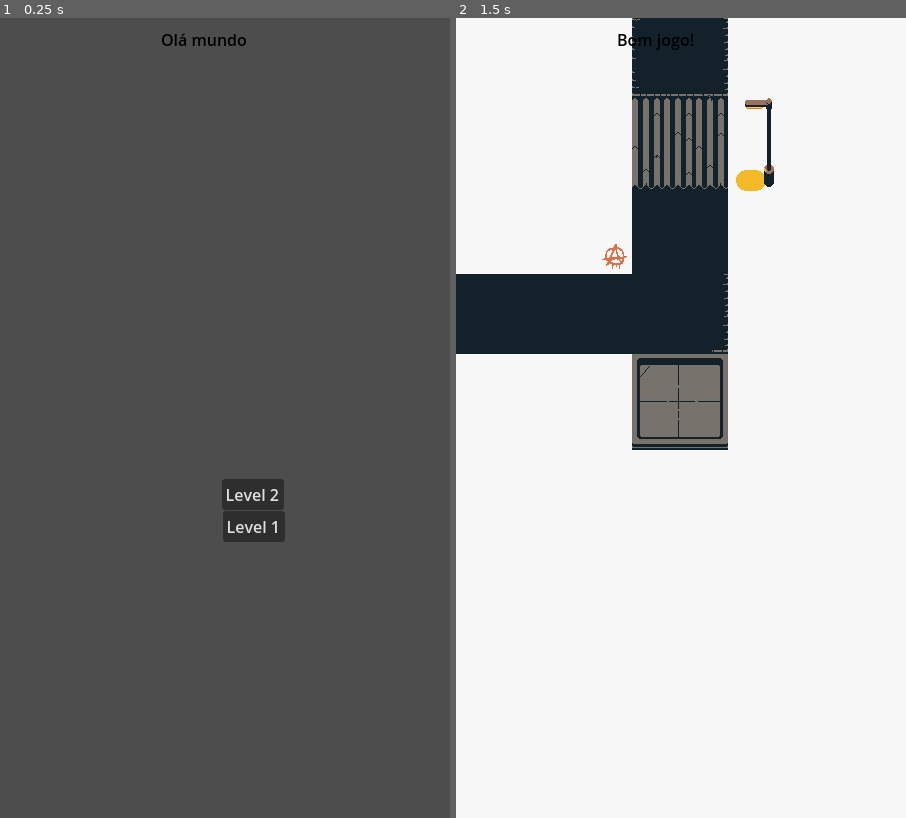
Above: before the commit, frames 1-2 (left to right).
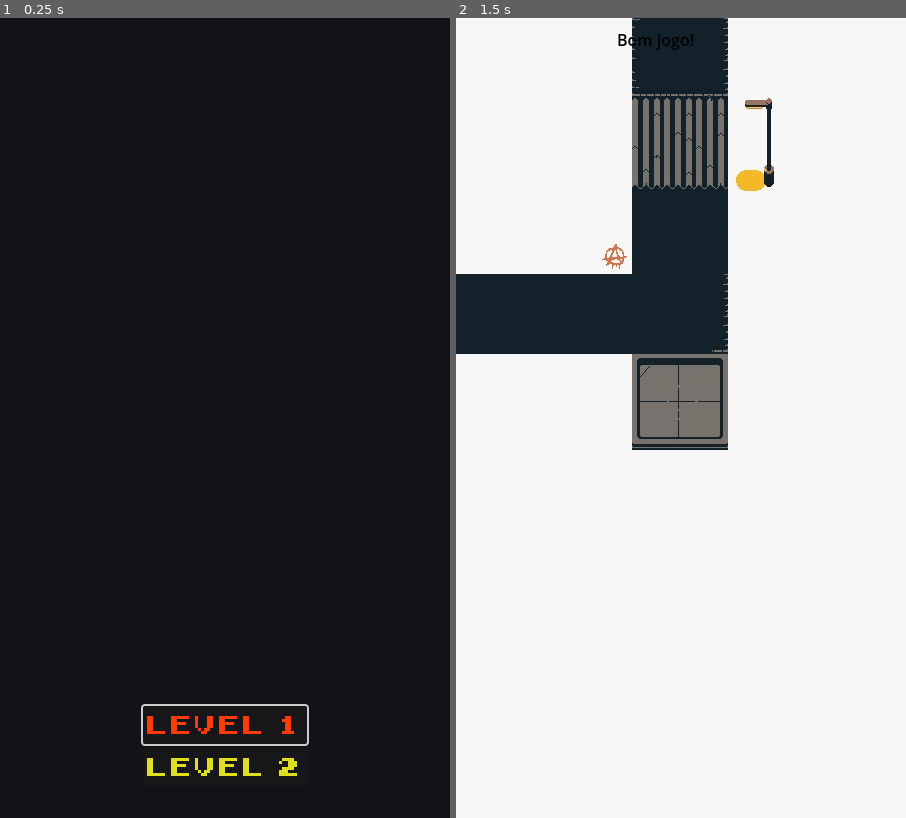
Above: after the commit, the same moments.

Repository: iparosds/SOS-Aliens
Game: Godot game, scene res://scenes/scene_manager.tscn
Same seed, same stepped clock (60 frames per second), same inputs: the game is played once before the commit and once after it. Video files are missing from this copy of the repository; at most half a second of black plays in their place.
Inputs (mouse positions are in pixels of both pictures, inside the frame that each line leads up to):
- Up to frame 1 (0.25 s): no input
- Up to frame 2 (1.5 s): click (474, 34) at 0.52 s; click "Level 2" at 1.25 s

The runs differ from the first frame. In frame 1, 100% of the frame differs, in the area x 0-100%, y 0-100%; in frame 2, nothing differs.

Commit message:
Criando menu principal.

Diff:
--- /dev/null
+++ b/assets/themes/default_theme.tres
@@ -0,0 +1,15 @@
+[gd_resource type="Theme" load_steps=2 format=3 uid="uid://cnahmofjehhlg"]
+
+[ext_resource type="FontFile" uid="uid://cul3qtiyor1u1" path="res://assets/fonts/Early GameBoy.ttf" id="1_sx0q5"]
+
+[resource]
+default_font = ExtResource("1_sx0q5")
+default_font_size = 16
+Button/colors/font_color = Color(0.87451, 0.87451, 0.133333, 1)
+Button/colors/font_focus_color = Color(1, 0.231373, 0.027451, 1)
+Button/colors/font_hover_color = Color(0.0923234, 0.570165, 0.464814, 1)
+Button/colors/font_pressed_color = Color(0.207843, 0.266667, 0.380392, 1)
+Button/styles/disabled = null
+Button/styles/focus = null
+Button/styles/hover = null
+Button/styles/normal = null
--- a/project.godot
+++ b/project.godot
@@ -23,6 +23,7 @@
 
 window/size/viewport_width=450
 window/size/viewport_height=800
+window/stretch/mode="viewport"
 
 [dotnet]
 
--- a/scenes/ui.tscn
+++ b/scenes/ui.tscn
@@ -1,6 +1,8 @@
-[gd_scene load_steps=2 format=3 uid="uid://42oeppt28feq"]
+[gd_scene load_steps=4 format=3 uid="uid://42oeppt28feq"]
 
 [ext_resource type="Script" uid="uid://bcsw0mt21tpsw" path="res://scripts/ui.gd" id="1_nt7q6"]
+[ext_resource type="VideoStream" uid="uid://dgk38eyn2rgkj" path="res://media/logo-converter.ogv" id="2_x4jx1"]
+[ext_resource type="Theme" uid="uid://cnahmofjehhlg" path="res://assets/themes/default_theme.tres" id="3_yev5y"]
 
 [node name="UI" type="Node2D"]
 script = ExtResource("1_nt7q6")
@@ -17,33 +19,55 @@
 
 [node name="main_menu" type="CanvasLayer" parent="."]
 
-[node name="TextureButton" type="TextureButton" parent="main_menu"]
-offset_right = 40.0
-offset_bottom = 40.0
+[node name="ColorRect" type="ColorRect" parent="main_menu"]
+anchors_preset = 15
+anchor_right = 1.0
+anchor_bottom = 1.0
+grow_horizontal = 2
+grow_vertical = 2
+color = Color(0.0784314, 0.0705882, 0.0901961, 1)
 
-[node name="level_2" type="Button" parent="main_menu"]
-anchors_preset = -1
-anchor_left = 0.451
-anchor_top = 0.426
-anchor_right = 0.451
-anchor_bottom = 0.426
-offset_left = 19.05
-offset_top = 120.2
-offset_right = 81.05
-offset_bottom = 151.2
+[node name="VideoStreamPlayer" type="VideoStreamPlayer" parent="main_menu"]
+offset_right = 450.0
+offset_bottom = 800.0
+stream = ExtResource("2_x4jx1")
+autoplay = true
+loop = true
+
+[node name="MarginContainer" type="MarginContainer" parent="main_menu"]
+anchors_preset = 15
+anchor_right = 1.0
+anchor_bottom = 1.0
+grow_horizontal = 2
+grow_vertical = 2
+theme = ExtResource("3_yev5y")
+theme_override_constants/margin_left = 32
+theme_override_constants/margin_top = 32
+theme_override_constants/margin_right = 32
+theme_override_constants/margin_bottom = 32
+
+[node name="ButtonVBoxContainer" type="VBoxContainer" parent="main_menu/MarginContainer"]
+layout_mode = 2
+size_flags_vertical = 8
+alignment = 1
+
+[node name="level_1" type="Button" parent="main_menu/MarginContainer/ButtonVBoxContainer"]
+layout_mode = 2
+size_flags_horizontal = 4
+size_flags_vertical = 4
+focus_neighbor_top = NodePath(".")
+focus_neighbor_bottom = NodePath("../level_2")
+theme_override_font_sizes/font_size = 24
+text = "Level 1"
+
+[node name="level_2" type="Button" parent="main_menu/MarginContainer/ButtonVBoxContainer"]
+layout_mode = 2
+size_flags_horizontal = 4
+size_flags_vertical = 4
+focus_neighbor_top = NodePath("../level_1")
+focus_neighbor_bottom = NodePath(".")
+theme_override_font_sizes/font_size = 24
 text = "Level 2"
 
-[node name="level_1" type="Button" parent="main_menu"]
-anchors_preset = -1
-anchor_left = 0.451
-anchor_top = 0.426
-anchor_right = 0.451
-anchor_bottom = 0.426
-offset_left = 20.05
-offset_top = 152.2
-offset_right = 82.05
-offset_bottom = 183.2
-text = "Level 1"
-
-[connection signal="pressed" from="main_menu/level_2" to="." method="_on_level_2_pressed"]
-[connection signal="pressed" from="main_menu/level_1" to="." method="_on_level_1_pressed"]
+[connection signal="pressed" from="main_menu/MarginContainer/ButtonVBoxContainer/level_1" to="." method="_on_level_1_pressed"]
+[connection signal="pressed" from="main_menu/MarginContainer/ButtonVBoxContainer/level_2" to="." method="_on_level_2_pressed"]
--- a/scripts/ui.gd
+++ b/scripts/ui.gd
@@ -2,12 +2,16 @@
 @onready var main_menu: CanvasLayer = $main_menu
 @onready var header: CanvasLayer = $header
 @onready var label: Label = $header/Label
+@onready var level_1_button: Button = $main_menu/MarginContainer/ButtonVBoxContainer/level_1
+
 
 func _ready():
 	Controller.ui = self
+	level_1_button.grab_focus()
+
+
+func _on_level_1_pressed() -> void:
+	Controller.change_level("res://levels/level_01.tscn")
 
 func _on_level_2_pressed() -> void:
 	Controller.change_level("res://levels/level_02.tscn")
-
-func _on_level_1_pressed() -> void:
-	Controller.change_level("res://levels/level_01.tscn")
Binary file added: assets/fonts/Early GameBoy.ttf
Not shown, added: assets/fonts/Early GameBoy.ttf.import
Not shown, added: media/logo-converter.ogv.uid
Not shown, added: media/logo-converter.ogv
